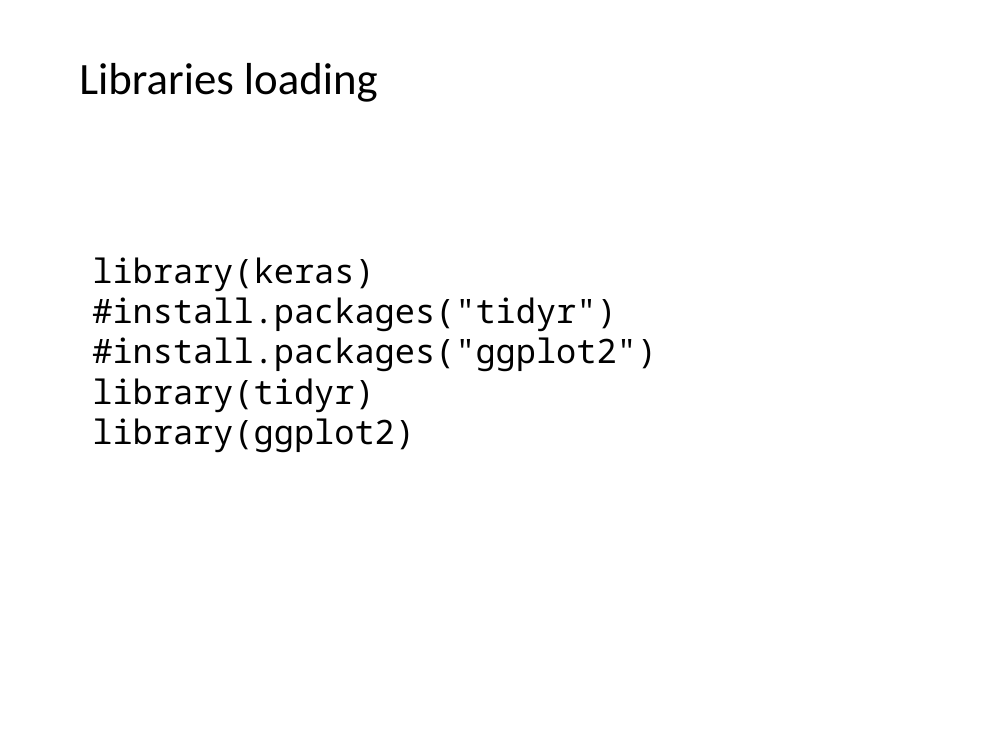
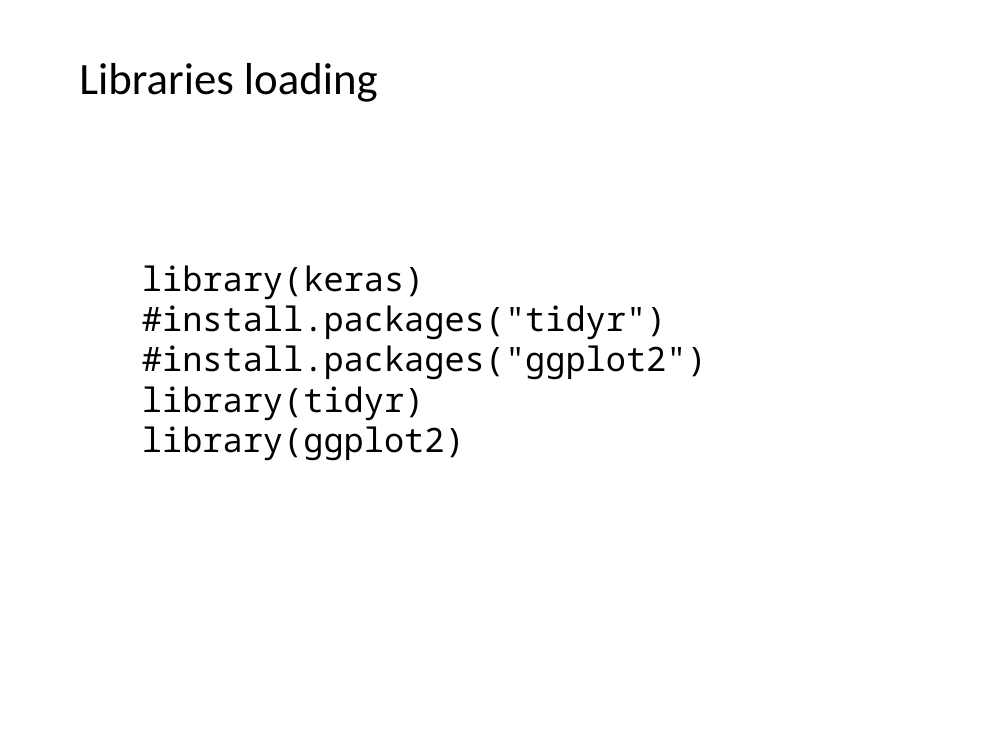
Before and after one commit to liu3zhenlab/teaching, a slide deck: slide 8 of PLPTH813Bioinformatis/2021/labs/lab12_DL.pptx. Drawn at 1008x756 pixels with LibreOffice and Linux fonts; fonts in the diff are those of the drawing. Boxes give left, top, right and bottom in pixels: in the first picture for what was removed or moved away, otherwise in the second. Text is boxed around its words. In the diff, an @@ line names an element or a change of style, - is before the commit and + after.

```diff
--- a/PLPTH813Bioinformatis/2021/labs/lab12_DL.pptx
+++ b/PLPTH813Bioinformatis/2021/labs/lab12_DL.pptx
@@ text "library(keras)": place and size @@
-text "library(keras)" at <box>92,257,657,453</box>
+text "library(keras)" at <box>142,265,707,461</box>
```
Also in this commit, not shown: 3 other slides changed, 2 other files.
